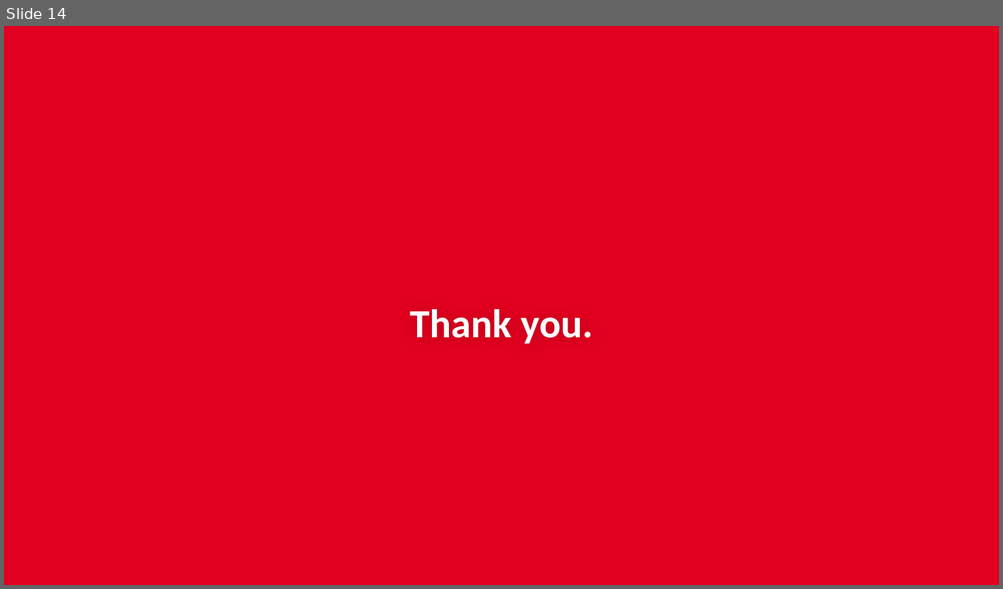
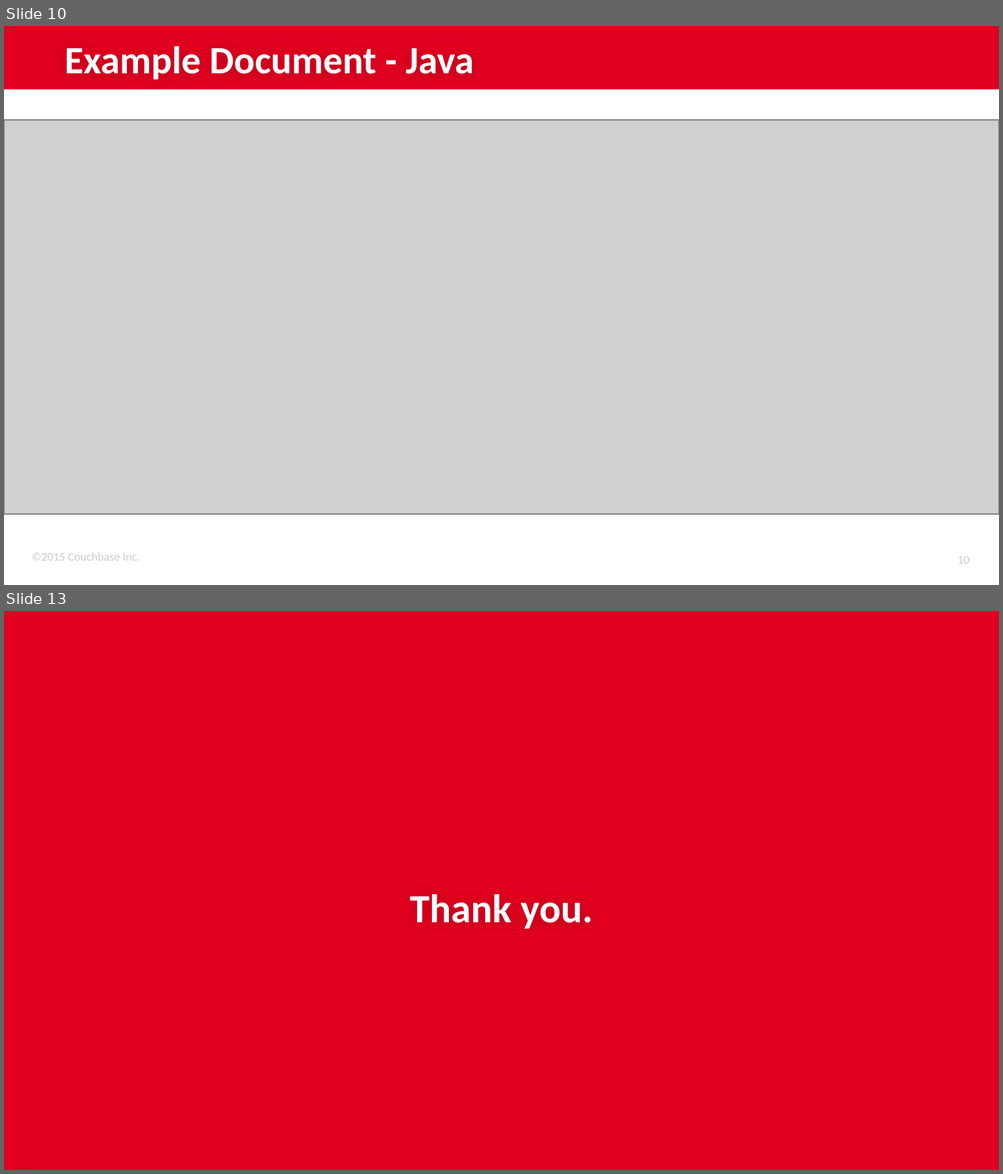
Before and after one commit to subalakr/workshop, a slide deck: server/presentations/02_SDKs.pptx. Shown one above the other, each under a label of ours: slide 14 before the commit, slides 10 and 13 after it; the slides between them are not shown. The pictures are 1003x589 and 1003x1174 pixels, drawn with LibreOffice and Linux fonts; fonts in the diff are those of the drawing; grey boxes stand for pictures; background and template pictures are left out. Boxes give left, top, right and bottom in pixels: in the first picture for what was removed or moved away, otherwise in the second. Text is boxed around its words. In the diff, an @@ line names an element or a change of style, - is before the commit and + after.

```diff
--- a/server/presentations/02_SDKs.pptx
+++ b/server/presentations/02_SDKs.pptx
@@ slide 10 added at box(4, 26, 999, 585), background #FFFFFF @@
@@ rectangle added at box(4, 26, 999, 90), fill #E1001F @@
@@ title added at box(65, 46, 474, 80), 28 pt, text #FFFFFF, bold @@
+Example Document - Java
@@ picture added at box(4, 119, 999, 514) @@
@@ text added at box(31, 553, 139, 561), 8.5 pt, text #CCCCCC @@
+©2015 Couchbase Inc.
@@ page number added at box(957, 557, 969, 564), 8.5 pt, text #CCCCCC @@
+10
@@ what was slide 14 is now slide 13 @@
```
Also in this commit, not shown: 12 slides changed, 11 other slides added, 2 slides removed.
